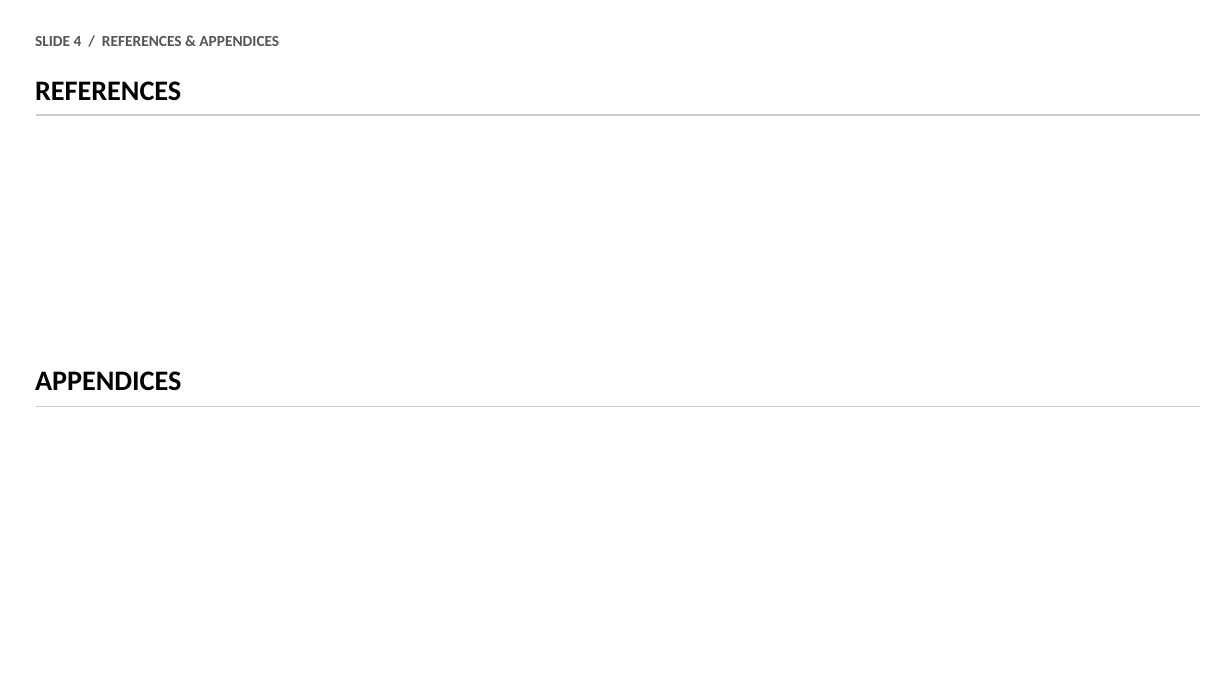
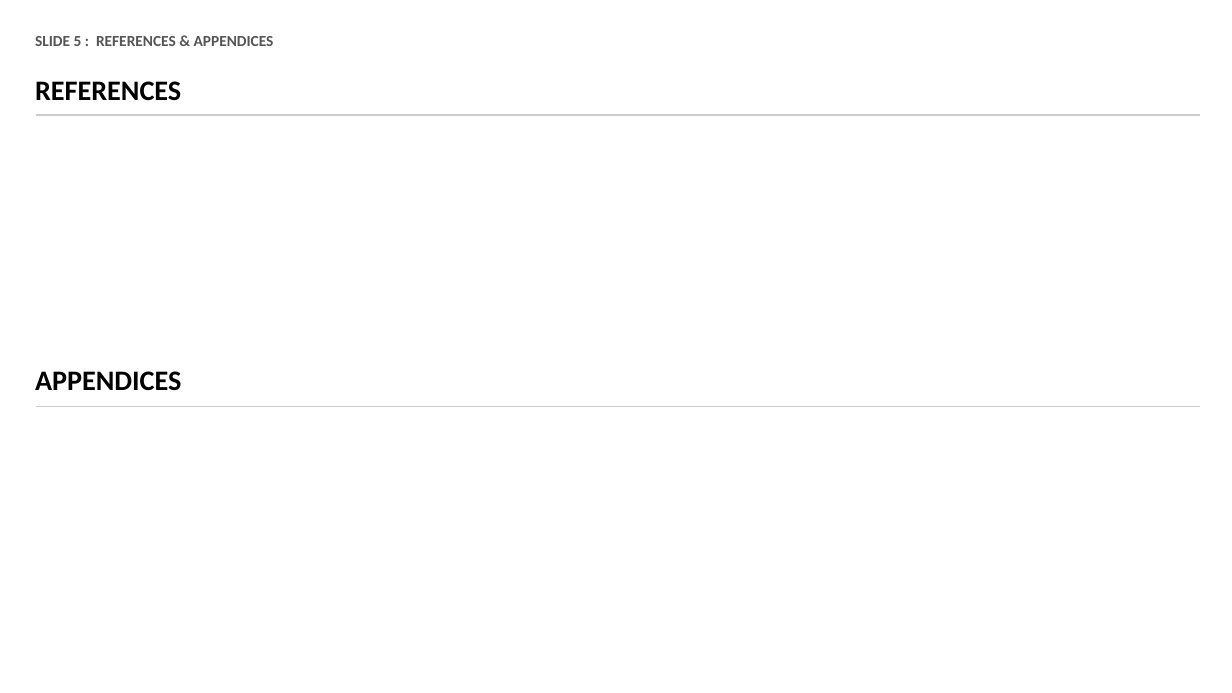
Before and after one commit to Insyratech/hr-portal-client, a slide deck: slide 5 of public/Weekly_Update_Template.pptx (slide 4 before the commit). Drawn at 1232x693 pixels with LibreOffice and Linux fonts; fonts in the diff are those of the drawing. Boxes give left, top, right and bottom in pixels: in the first picture for what was removed or moved away, otherwise in the second. Text is boxed around its words. In the diff, an @@ line names an element or a change of style, - is before the commit and + after.

```diff
--- a/public/Weekly_Update_Template.pptx
+++ b/public/Weekly_Update_Template.pptx
@@ text at [35,36,274,46]: text changed @@
-SLIDE 4 / REFERENCES & APPENDICES
+SLIDE 5 : REFERENCES & APPENDICES
```
Also in this commit, not shown: 3 other slides changed, 1 slide added, 2 other files.
